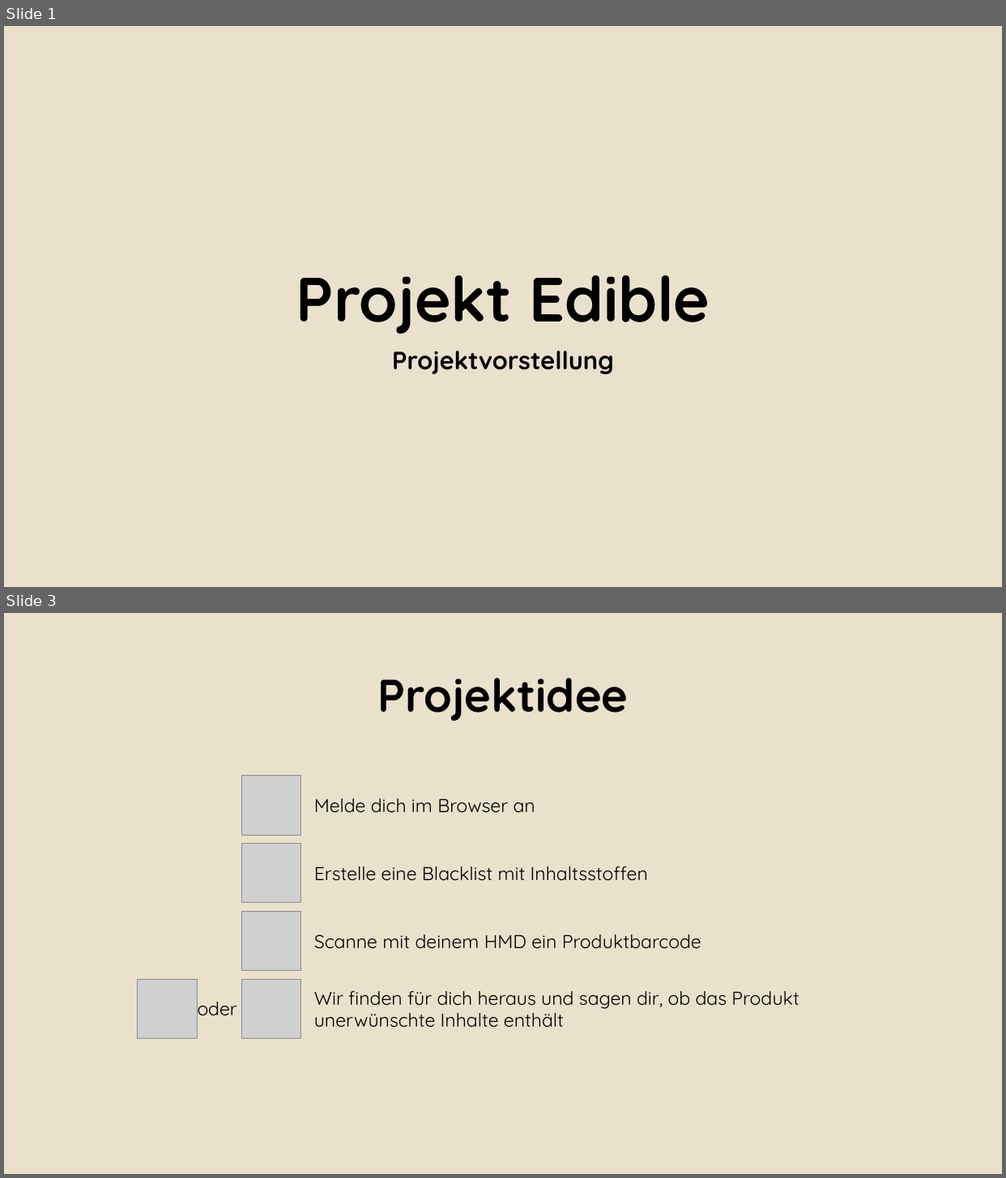
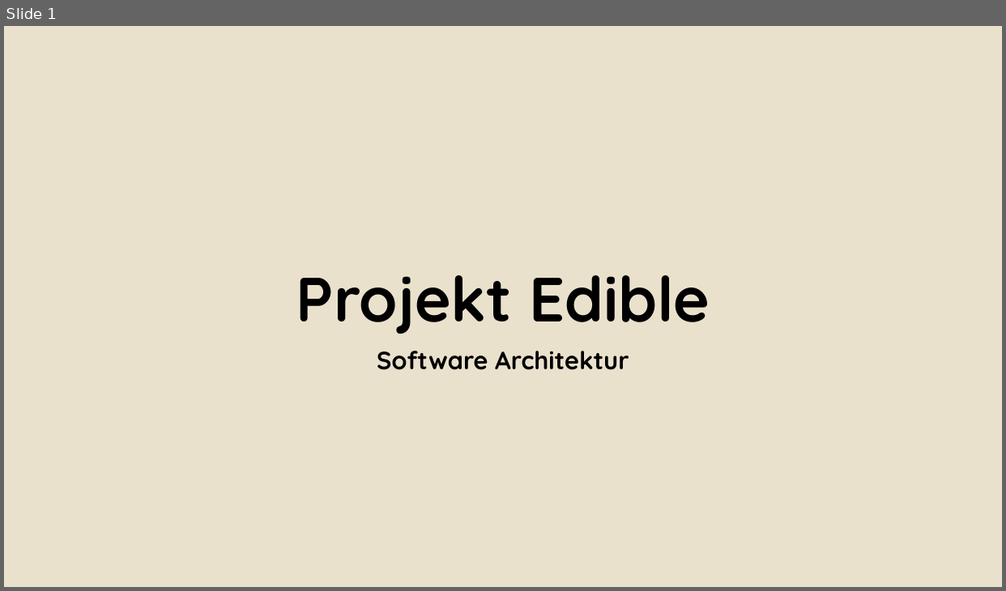
Before and after one commit to Alergeek/Dokumentation, a slide deck: Allergeeks/Corporate Design/Bsp Präsi.pptx. Shown one above the other, each under a label of ours: slides 1 and 3 before the commit, slide 1 after it; the slides between them are not shown. The pictures are 1006x1178 and 1006x591 pixels, drawn with LibreOffice and Linux fonts; fonts in the diff are those of the drawing; grey boxes stand for pictures; background and template pictures are left out. Boxes give left, top, right and bottom in pixels: in the first picture for what was removed or moved away, otherwise in the second. Text is boxed around its words. In the diff, an @@ line names an element or a change of style, - is before the commit and + after.

```diff
--- a/Allergeeks/Corporate Design/Bsp Präsi.pptx
+++ b/Allergeeks/Corporate Design/Bsp Präsi.pptx
@@ slide 3 removed at (4,613,1002,1174), background #EAE2CE @@
@@ title removed at (377,678,628,721) @@
-Projektidee
@@ picture removed at (241,776,300,835) @@
@@ text removed at (314,798,535,813) @@
-Melde dich im Browser an
@@ picture removed at (241,844,300,903) @@
@@ text removed at (314,867,648,881) @@
-Erstelle eine Blacklist mit Inhaltsstoffen
@@ picture removed at (241,912,300,971) @@
@@ text removed at (314,935,701,949) @@
-Scanne mit deinem HMD ein Produktbarcode
@@ picture removed at (138,980,197,1039) @@
@@ picture removed at (241,980,300,1039) @@
@@ text removed at (314,991,799,1028) @@
-Wir finden für dich heraus und sagen dir, ob das Produkt
-unerwünschte Inhalte enthält
@@ text removed at (198,1002,237,1016) @@
-oder
@@ slide 1 changed as well @@
@@ subtitle at (377,351,629,370): text changed @@
-Projektvorstellung
+Software Architektur
```
Also in this commit, not shown: 1 other slide changed, 10 slides added, 4 other slides removed, 10 other files.
